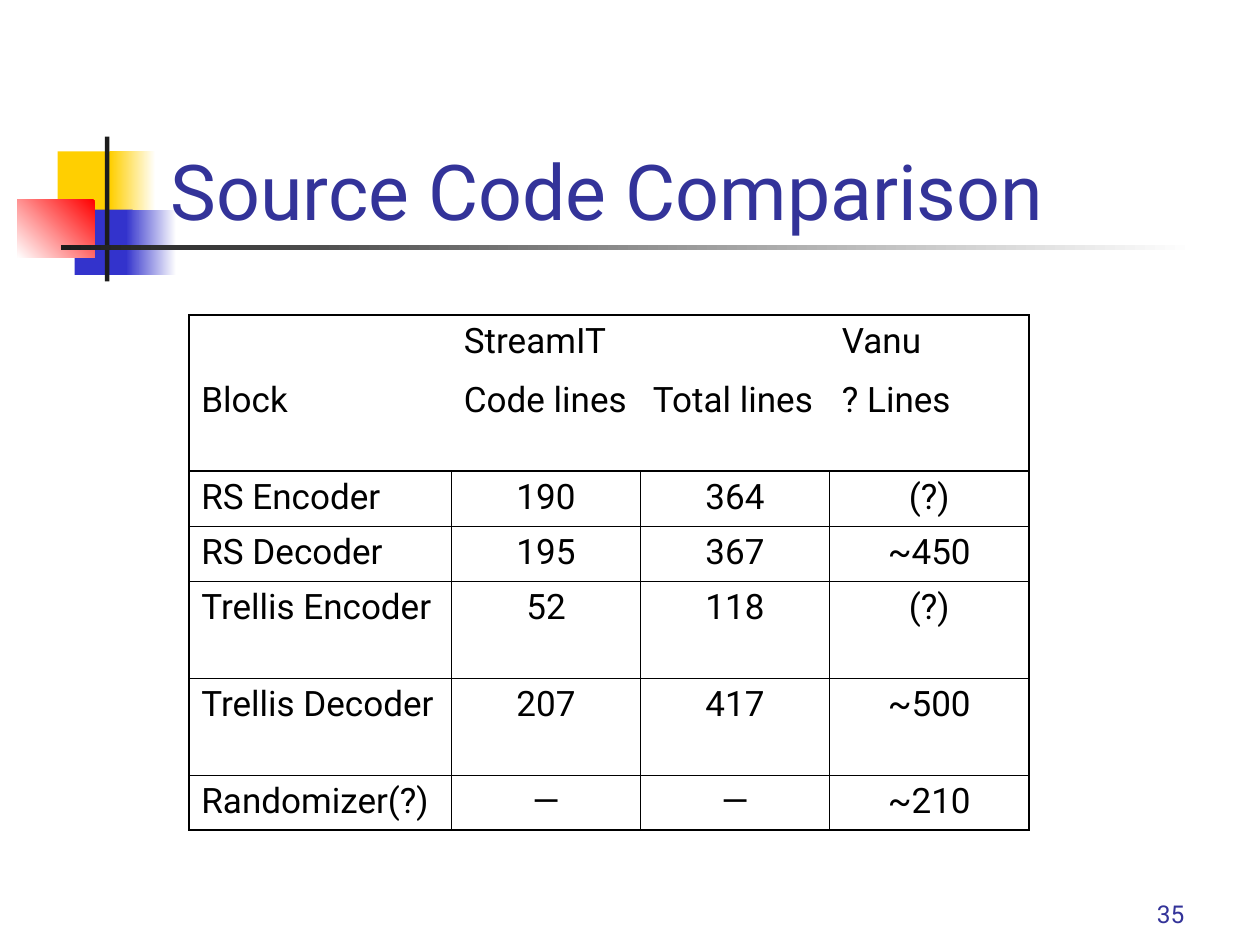
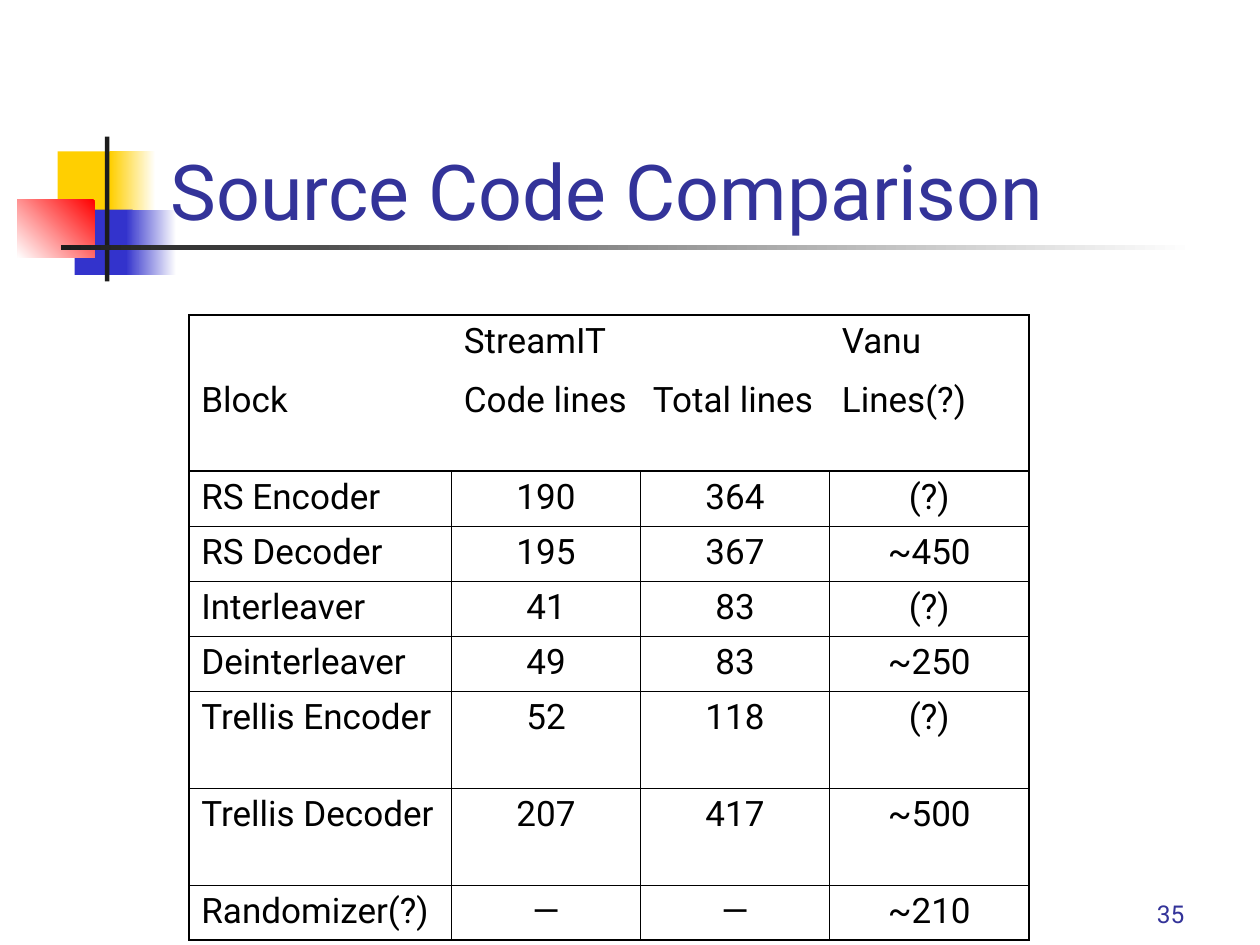
Before and after one commit to rrnewton/StreamIt, a slide deck: slide 35 of streams/apps/applications/hdtv/docs/Streamit-HDTV.ppt. Drawn at 1260x945 pixels with LibreOffice and Linux fonts; fonts in the diff are those of the drawing. Boxes give left, top, right and bottom in pixels: in the first picture for what was removed or moved away, otherwise in the second. Text is boxed around its words. In the diff, an @@ line names an element or a change of style, - is before the commit and + after.

```diff
--- a/streams/apps/applications/hdtv/docs/Streamit-HDTV.ppt
+++ b/streams/apps/applications/hdtv/docs/Streamit-HDTV.ppt
@@ table at [189,315,1028,935] @@
-row 2, column 4: ? Lines
+row 2, column 4: Lines(?)
+row 5: Interleaver | 41 | 83 | (?)
+row 6: Deinterleaver | 49 | 83 | ~250
```
Also in this commit, not shown: 6 other slides changed, 1 other file.
